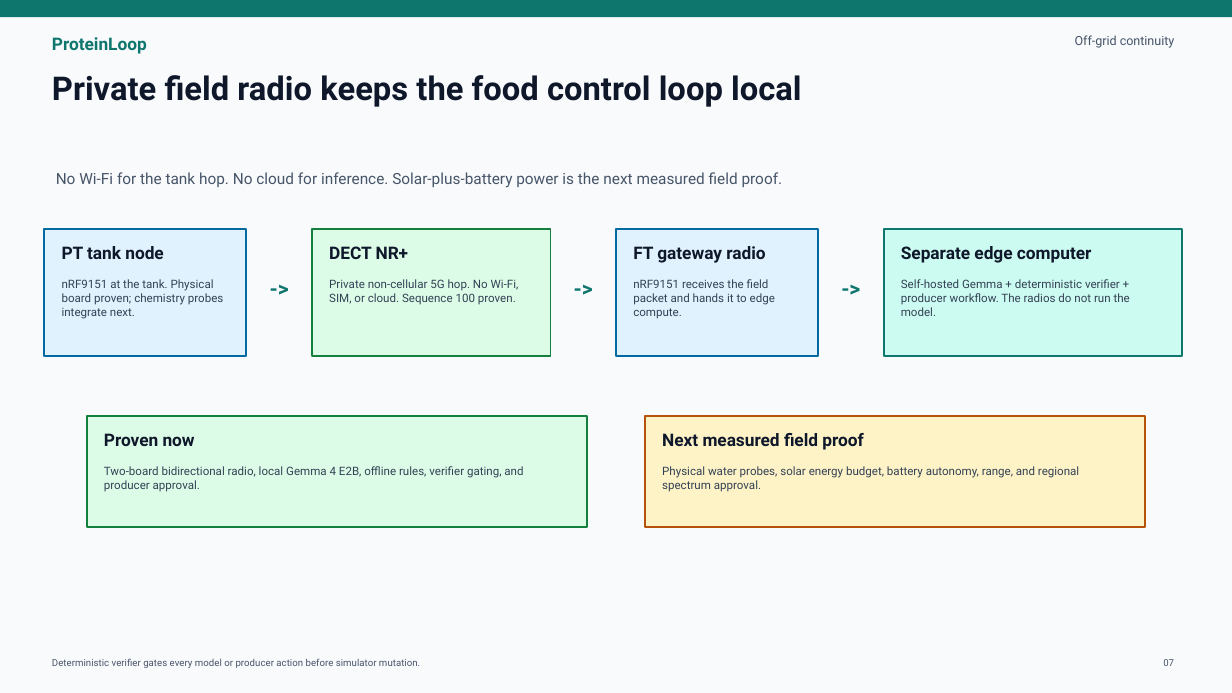
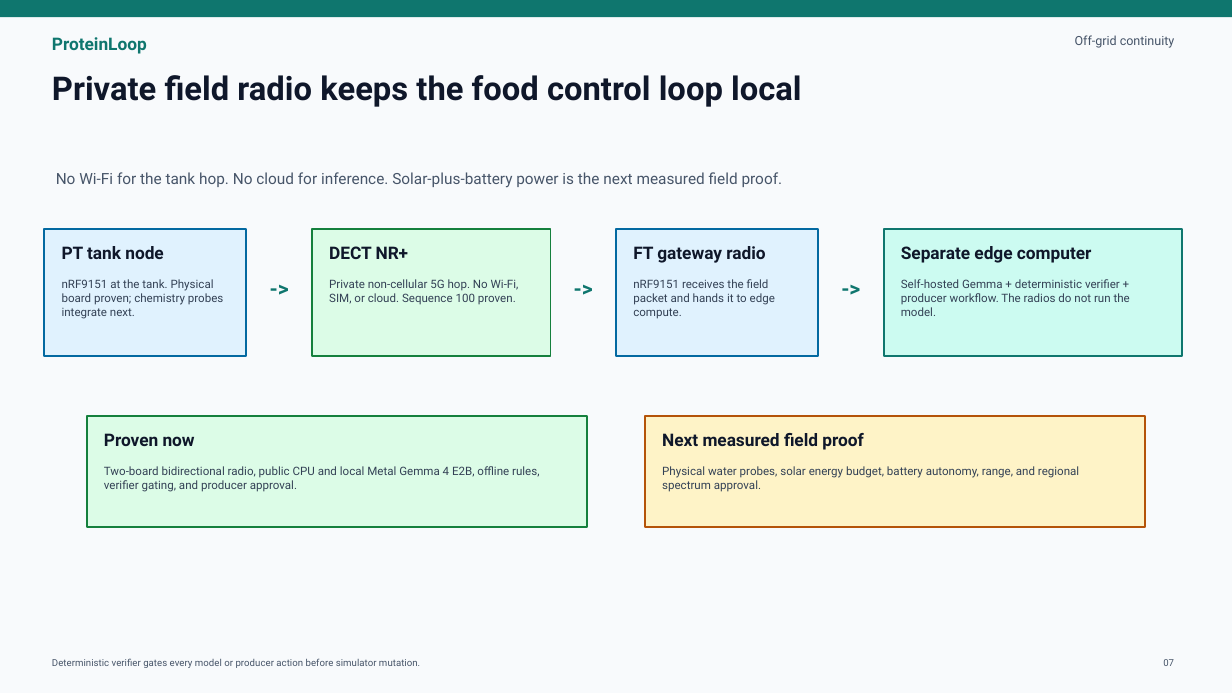
Before and after one commit to Anarpego/ProteinLoop, a slide deck: slide 7 of submission/proteinloop-hackathon-deck.pptx. Drawn at 1232x693 pixels with LibreOffice and Linux fonts; fonts in the diff are those of the drawing. Boxes give left, top, right and bottom in pixels: in the first picture for what was removed or moved away, otherwise in the second. Text is boxed around its words. In the diff, an @@ line names an element or a change of style, - is before the commit and + after.

Commit message:
align submission pitch with public CPU Gemma

```diff
--- a/submission/proteinloop-hackathon-deck.pptx
+++ b/submission/proteinloop-hackathon-deck.pptx
@@ text at (x1=104, y1=466, x2=539, y2=492): text changed @@
-Two-board bidirectional radio, local Gemma 4 E2B, offline rules, verifier gating, and producer approval.
+Two-board bidirectional radio, public CPU and local Metal Gemma 4 E2B, offline rules, verifier gating, and producer approval.
```
Also in this commit, not shown: 4 other slides changed, 6 other files.
